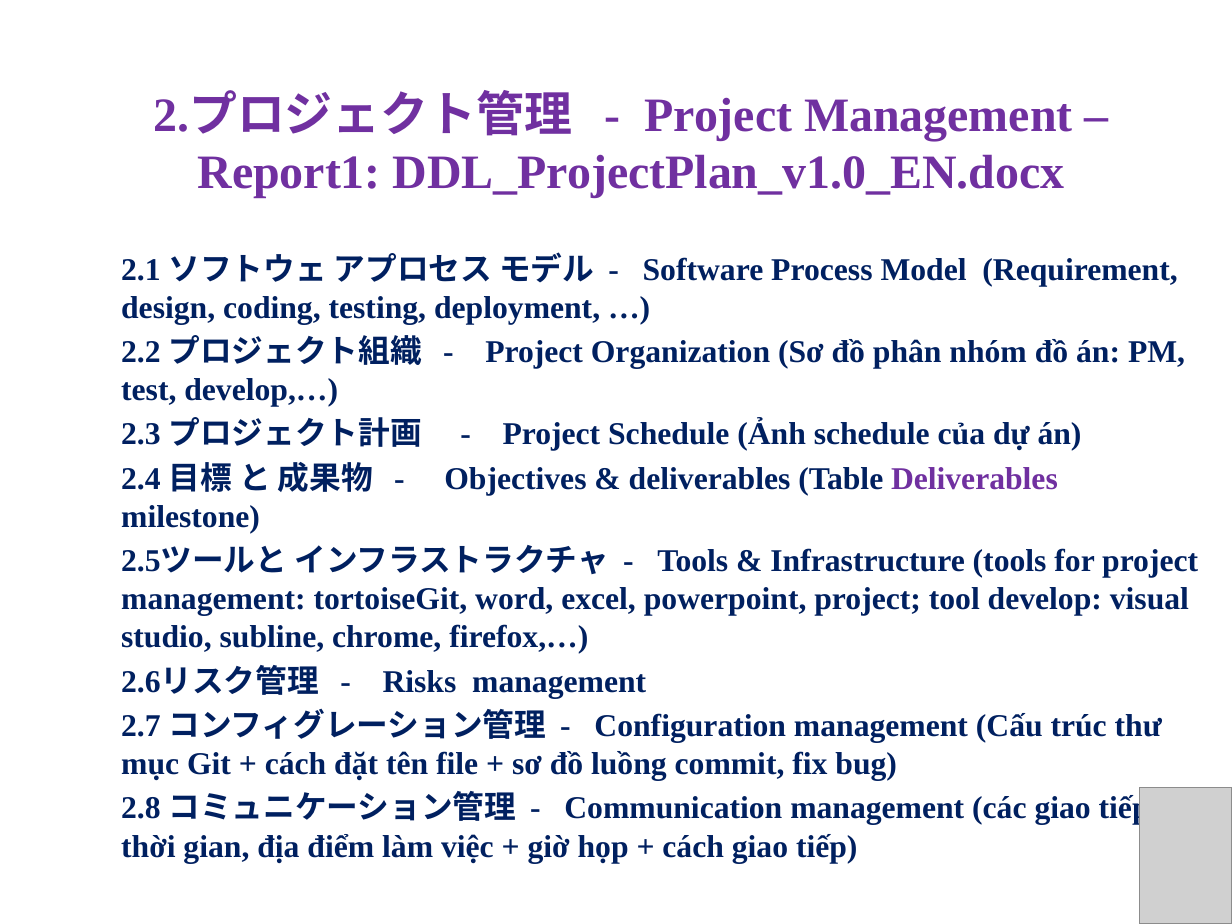
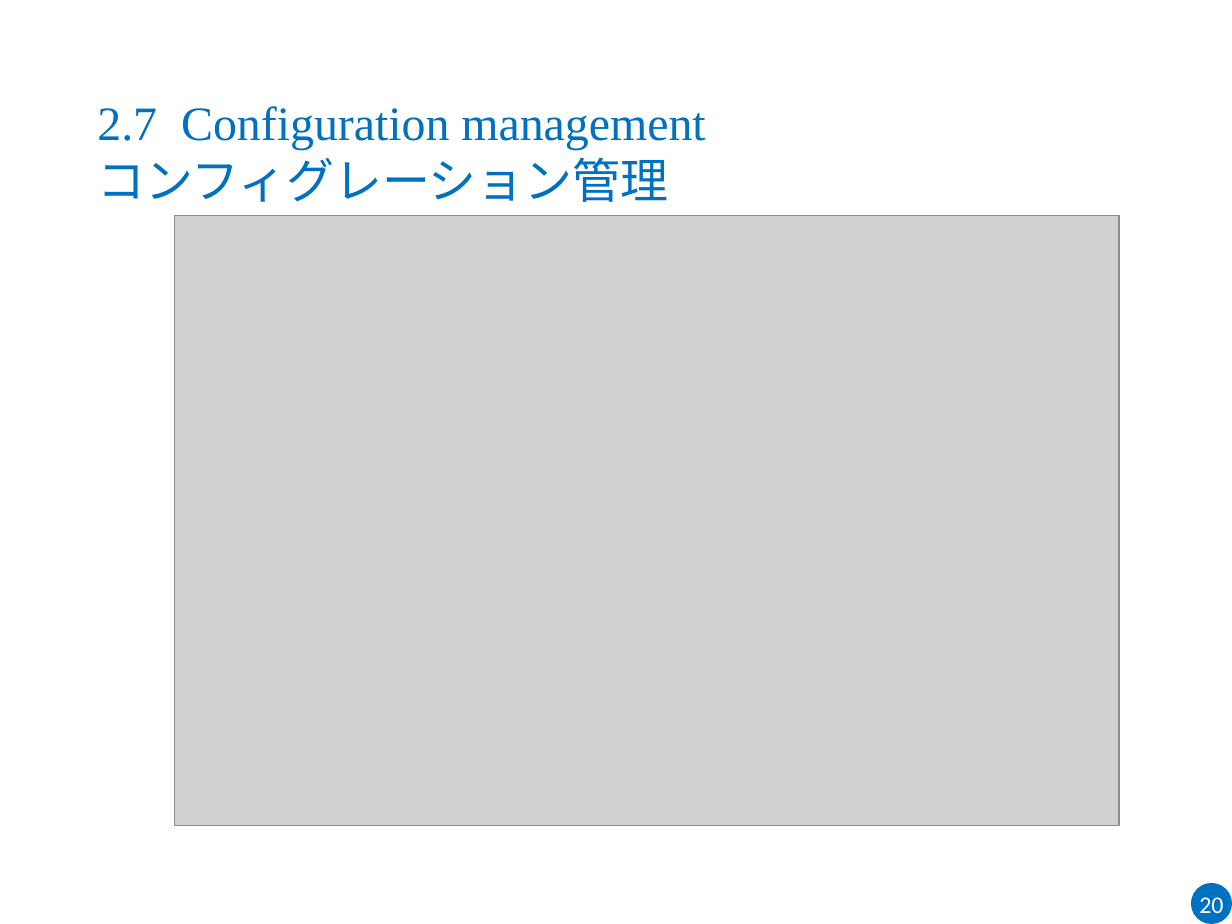
Before and after one commit to sangnvus/2015FALLJS01, a slide deck: slide 24 of WIP/Users/HuyNM/DDL_Slide_v1.0.pptx (slide 9 before the commit). Drawn at 1232x924 pixels with LibreOffice and Linux fonts; fonts in the diff are those of the drawing; grey boxes stand for pictures; background and template pictures are left out. Boxes give left, top, right and bottom in pixels: in the first picture for what was removed or moved away, otherwise in the second. Text is boxed around its words. In the diff, an @@ line names an element or a change of style, - is before the commit and + after.

Commit message:
update slide

```diff
--- a/WIP/Users/HuyNM/DDL_Slide_v1.0.pptx
+++ b/WIP/Users/HuyNM/DDL_Slide_v1.0.pptx
@@ title added at (97, 106, 705, 202), 28 pt, text #0070C0 @@
+2.7 Configuration management
+コンフィグレーション管理
@@ title removed at (153, 93, 1072, 198) @@
-2.プロジェクト管理 - Project Management – Report1: DDL_ProjectPlan_v1.0_EN.docx
@@ picture added at (175, 216, 1120, 825) @@
@@ text removed at (121, 252, 1198, 863) @@
-2.1 ソフトウェ アプロセス モデル - Software Process Model (Requirement, design, coding, testing, deployment, …)
-2.2 プロジェクト組織 - Project Organization (Sơ đồ phân nhóm đồ án: PM, test, develop,…)
-2.3 プロジェクト計画 - Project Schedule (Ảnh schedule của dự án)
-2.4 目標 と 成果物 - Objectives & deliverables (Table Deliverables milestone)
-2.5ツールと インフラストラクチャ - Tools & Infrastructure (tools for project management: tortoiseGit, word, excel, powerpoint, project; tool develop: visual studio, subline, chrome, firefox,…)
-2.6リスク管理 - Risks management
-2.7 コンフィグレーション管理 - Configuration management (Cấu trúc thư mục Git + cách đặt tên file + sơ đồ luồng commit, fix bug)
-2.8 コミュニケーション管理 - Communication management (các giao tiếp: thời gian, địa điểm làm việc + giờ họp + cách giao tiếp)
@@ picture removed at (1140, 787, 1232, 924) @@
@@ ellipse added at (1191, 883, 1232, 924), fill #0070C0, 14 pt, text #FFFFFF @@
+20
```
Also in this commit, not shown: 28 other slides changed, 47 slides added, 4 slides removed.
